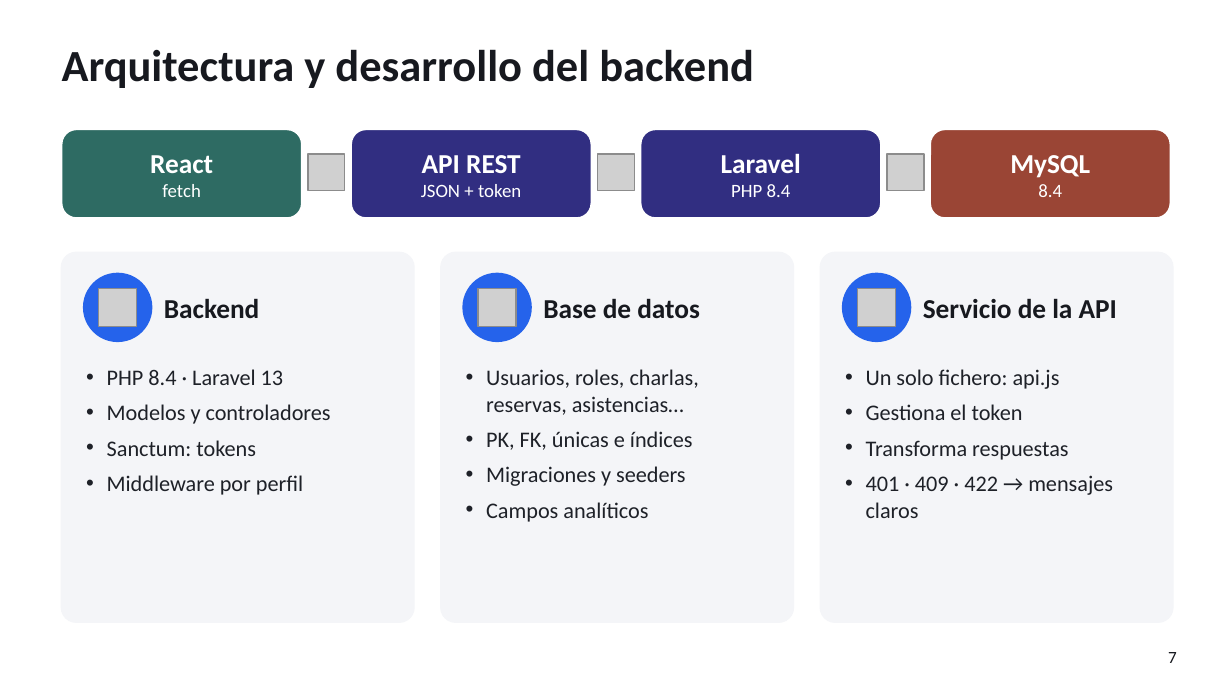
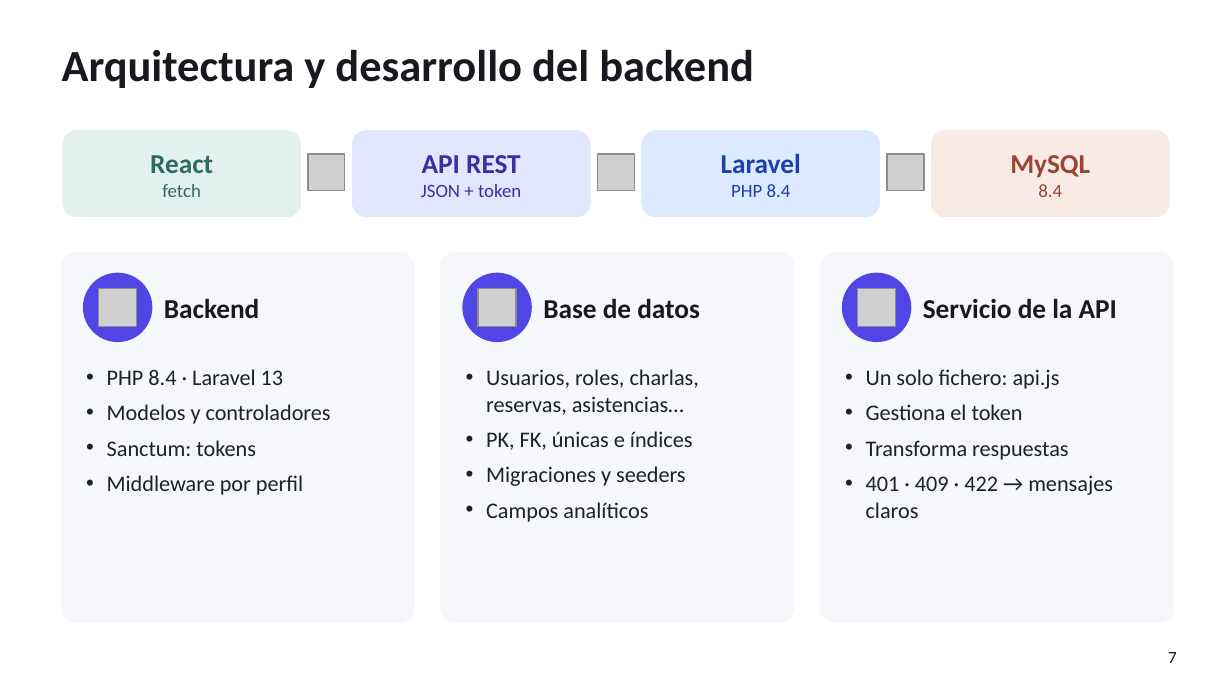
Before and after one commit to pablopedron/SABITECH, a slide deck: slide 7 of documents/Presentacion/07_2_DAW_Intermodular_1Evaluacion_SABITECH_WEB_Presentacion.pptx. Drawn at 1232x693 pixels with LibreOffice and Linux fonts; fonts in the diff are those of the drawing; grey boxes stand for pictures; background and template pictures are left out. Boxes give left, top, right and bottom in pixels: in the first picture for what was removed or moved away, otherwise in the second. Text is boxed around its words. In the diff, an @@ line names an element or a change of style, - is before the commit and + after.

```diff
--- a/documents/Presentacion/07_2_DAW_Intermodular_1Evaluacion_SABITECH_WEB_Presentacion.pptx
+++ b/documents/Presentacion/07_2_DAW_Intermodular_1Evaluacion_SABITECH_WEB_Presentacion.pptx
@@ text "React" at [150,155,213,197]: text colour #FFFFFF to #2E6B63 @@
@@ rounded rectangle at [62,129,302,218]: fill #2E6B63 to #E3F1EE @@
@@ text "API REST" at [421,155,521,197]: text colour #FFFFFF to #3730A3 @@
@@ rounded rectangle at [351,129,591,218]: fill #312E81 to #E0E7FF @@
@@ text "Laravel" at [721,154,801,197]: text colour #FFFFFF to #1E40AF @@
@@ rounded rectangle at [641,129,881,218]: fill #312E81 to #DBEAFE @@
@@ text "MySQL" at [1010,155,1090,197]: text colour #FFFFFF to #9A4535 @@
@@ rounded rectangle at [930,129,1170,218]: fill #9A4535 to #F8EAE4 @@
@@ fill #F4F5F8 to #F5F7FB; outline #F4F5F8 1 pt to #F5F7FB 1 pt in 3 elements at [62,253,414,622], [441,253,793,622], [821,253,1173,622] @@
@@ fill #2563EB to #4F46E5; outline #2563EB 1 pt to #4F46E5 1 pt in 3 elements at [84,274,152,341], [463,274,531,341], [843,274,910,341] @@
```
Also in this commit, not shown: 14 other slides changed.
